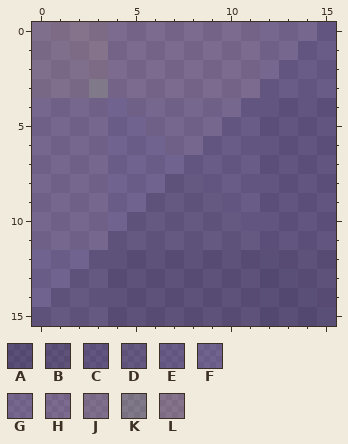
Pixel-art file: aseprite/big_cut_amethyst_block.aseprite. The picture above was drawn from the file before the commit.
16x16 pixels, 1 frame. Colours within 5 levels of each other are drawn and written as one.
Visible layers, top first: "Layer 3" opacity 20%, "Layer 2" opacity 24%.
Palette (. is transparent): A #7a5bb564  B #8362c064  C #8d6acc64  D #9674d364  E #a07cdf64  F #b38ef364  G #c197f364  H #cfa0f364  J #d8aced64  K #d8c4e464  L #e6b5ed64
Pixels before, first column x 0:
 0 JLLLHHHHHHHHGGGE
 1 JJLLHHHHHHHHGGEE
 2 JJJLHHHHHHHHGEEE
 3 JJJKHHHHHHHHEEEE
 4 GGGGFGGGGGGECCCC
 5 GGGGFFGGGGEECCCC
 6 GGGGFFFGGEEECCCC
 7 GGGGFFFFEEEECCCC
 8 GGGGFFFDDEEECCCC
 9 GGGGFFDDDDEECCCC
10 GGGGFDDDDDDECCCC
11 GGGGDDDDDDDDCCCC
12 FFFDBBBBBBBBABBB
13 FFDDBBBBBBBBAABB
14 FDDDBBBBBBBBAAAB
15 DDDDBBBBBBBBAAAA
New version:
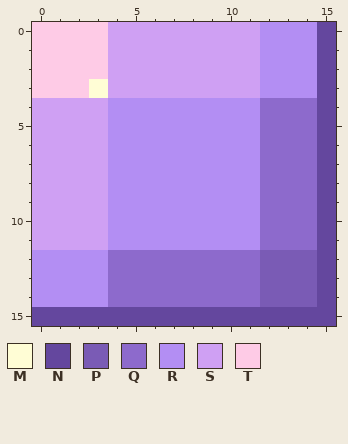
Colours new in this view: M #fffdd5  N #64479e  P #7a5bb5  Q #8d6acc  R #b38ef3  S #cfa0f3  T #fecbe6
The exact change:
layer "Layer 2" opacity 24% -> 100%
layer "Layer 3" now hidden
Changed rows in their new state; - is an unchanged pixel.
first column x 0:
 0 TTTTSSSSSSSSRRRN
 1 TTTTSSSSSSSSRRRN
 2 TTTTSSSSSSSSRRRN
 3 TTTMSSSSSSSSRRRN
 4 SSSSRRRRRRRRQQQN
 5 SSSSRRRRRRRRQQQN
 6 SSSSRRRRRRRRQQQN
 7 SSSSRRRRRRRRQQQN
 8 SSSSRRRRRRRRQQQN
 9 SSSSRRRRRRRRQQQN
10 SSSSRRRRRRRRQQQN
11 SSSSRRRRRRRRQQQN
12 RRRRQQQQQQQQPPPN
13 RRRRQQQQQQQQPPPN
14 RRRRQQQQQQQQPPPN
15 NNNNNNNNNNNNNNNN
Changed places in both pictures, as pixel boxes (x1, y1, x2, y2):
changed: (32, 22, 336, 326)
